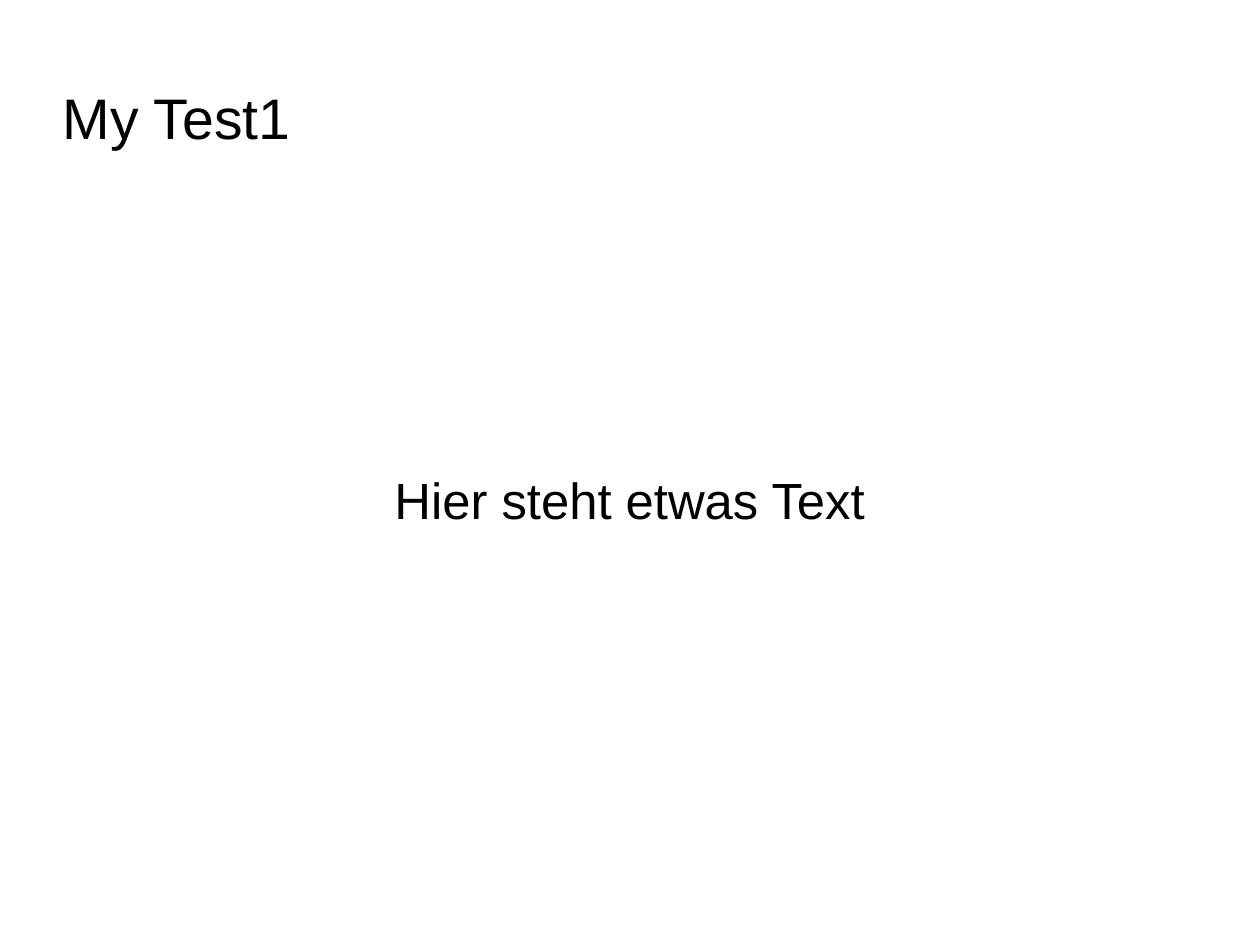
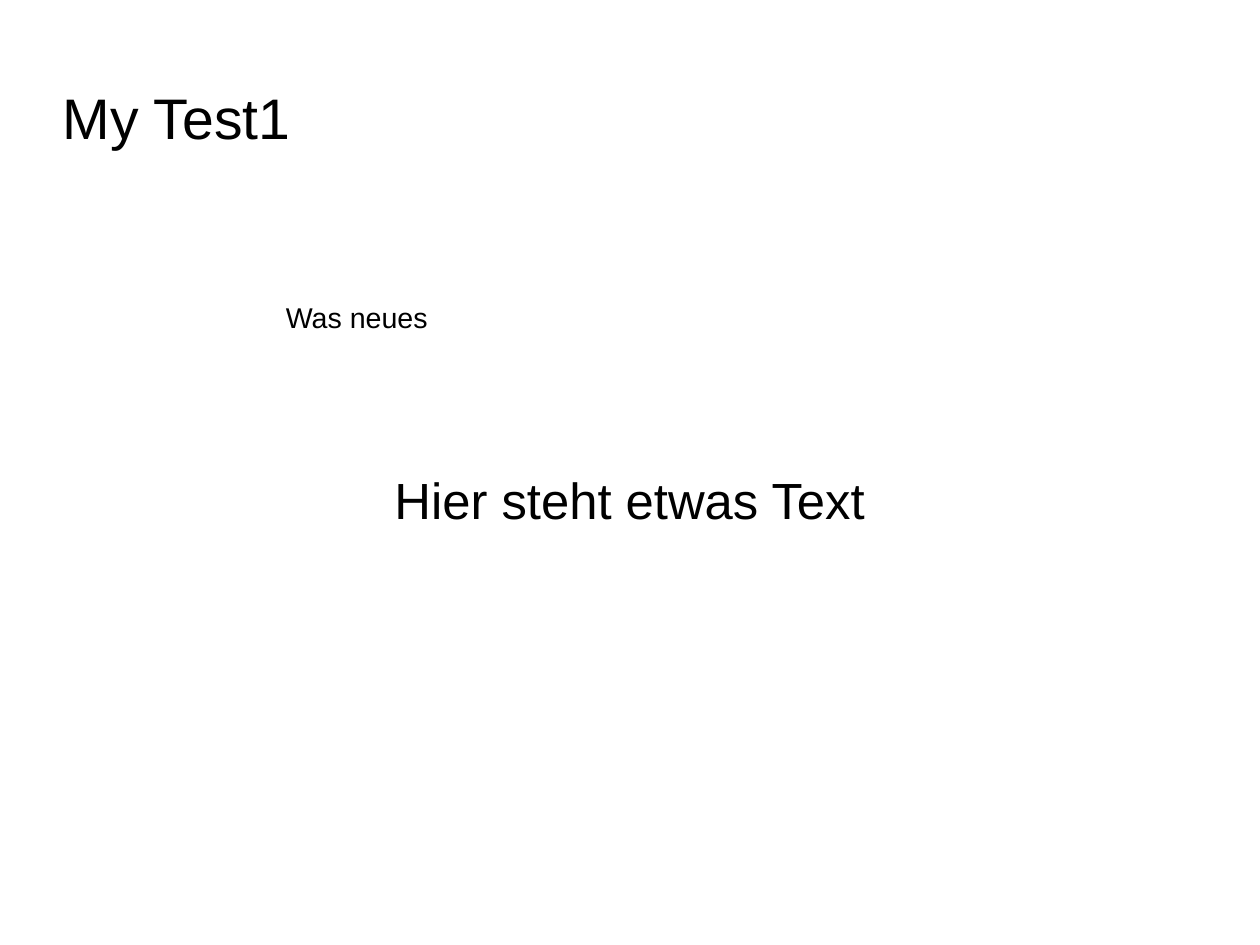
Before and after one commit to ullix/testoffice, a slide deck: slide 1 of Pres-v0.5.odp. Drawn at 1260x945 pixels with LibreOffice and Linux fonts; fonts in the diff are those of the drawing; background and template pictures are left out. Boxes give left, top, right and bottom in pixels: in the first picture for what was removed or moved away, otherwise in the second. Text is boxed around its words. In the diff, an @@ line names an element or a change of style, - is before the commit and + after.

Commit message:
xcvxcvbx

```diff
--- a/Pres-v0.5.odp
+++ b/Pres-v0.5.odp
@@ text added at box(286, 308, 428, 329), 18 pt, text #000000 @@
+Was neues
```
